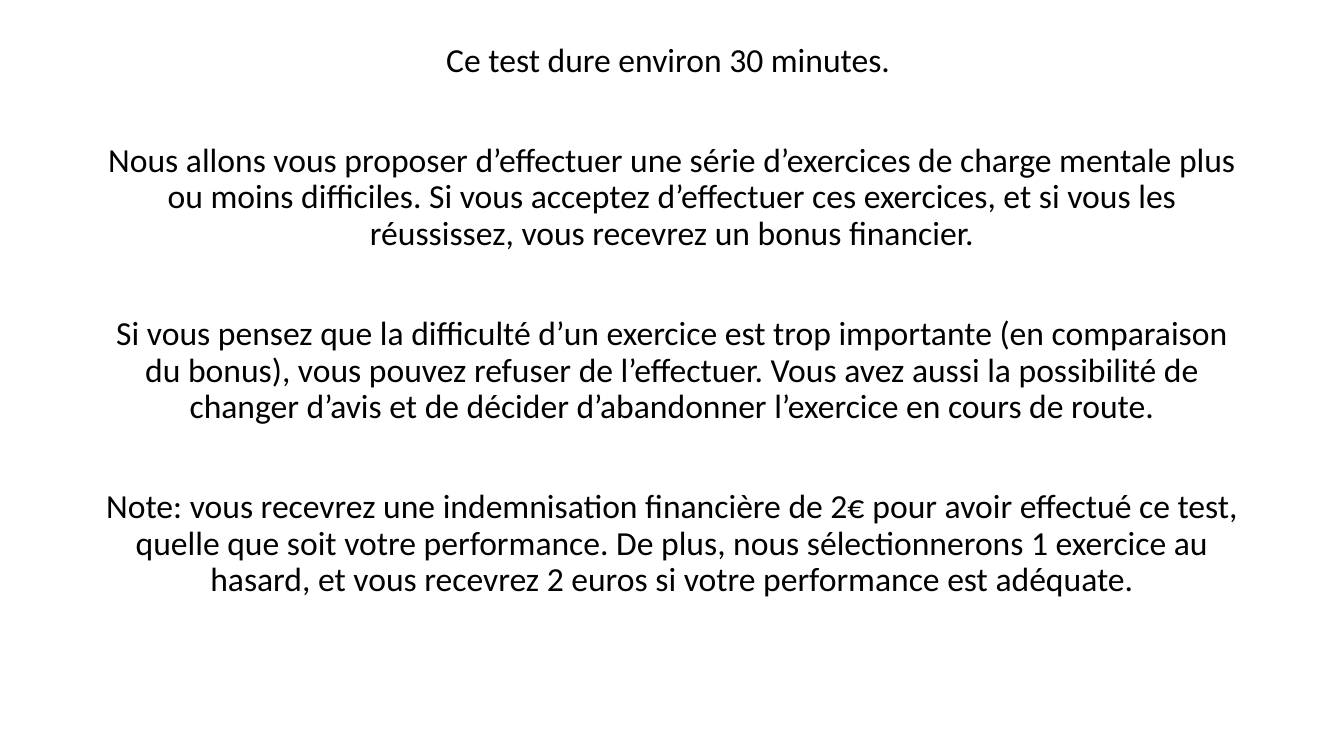
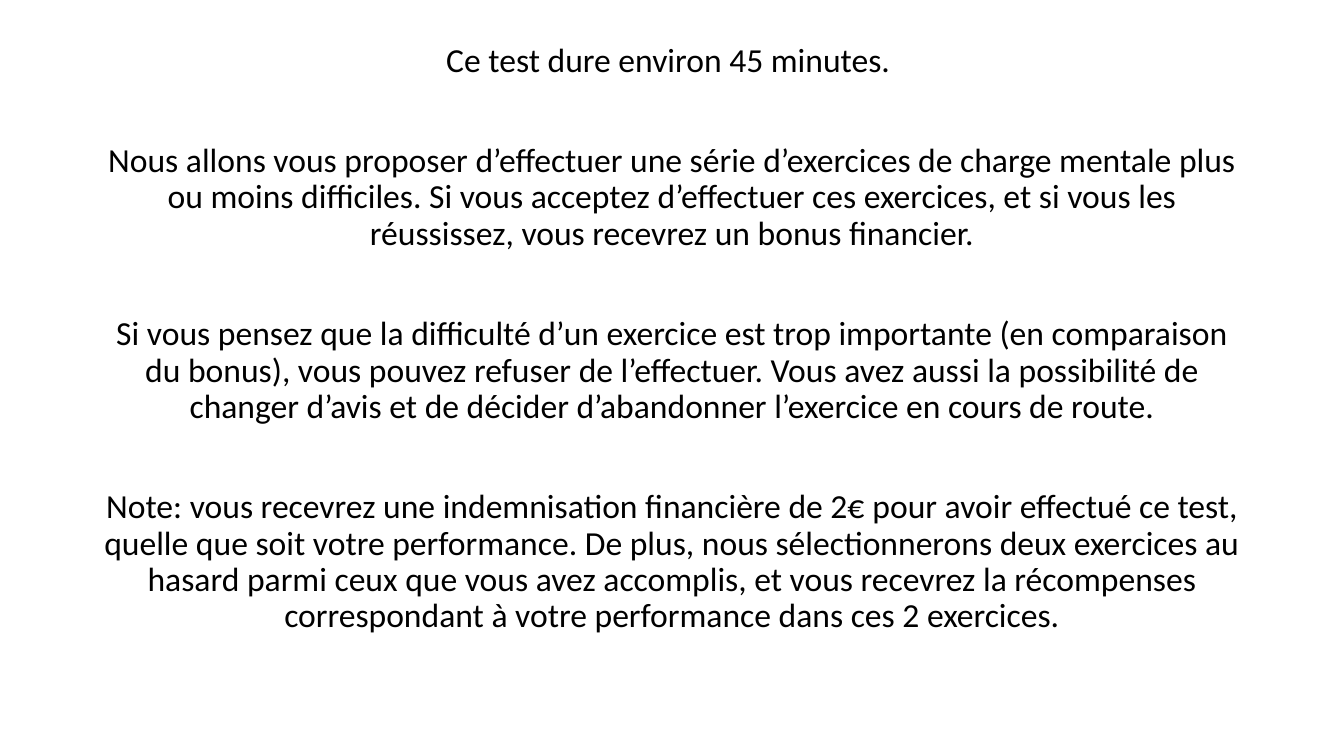
Before and after one commit to MBB-team/Online_Testing, a slide deck: slide 2 of src/EngMain/Stimuli/Instructions.pptx. Drawn at 1344x756 pixels with LibreOffice and Linux fonts; fonts in the diff are those of the drawing. Boxes give left, top, right and bottom in pixels: in the first picture for what was removed or moved away, otherwise in the second. Text is boxed around its words. In the diff, an @@ line names an element or a change of style, - is before the commit and + after.

```diff
--- a/src/EngMain/Stimuli/Instructions.pptx
+++ b/src/EngMain/Stimuli/Instructions.pptx
@@ text at bbox=[446, 48, 890, 73]: text changed @@
-Ce test dure environ 30 minutes.
+Ce test dure environ 45 minutes.
@@ text at bbox=[104, 494, 1239, 633]: text changed @@
-Note: vous recevrez une indemnisation financière de 2€ pour avoir effectué ce test, quelle que soit votre performance. De plus, nous sélectionnerons 1 exercice au hasard, et vous recevrez 2 euros si votre performance est adéquate.
+Note: vous recevrez une indemnisation financière de 2€ pour avoir effectué ce test, quelle que soit votre performance. De plus, nous sélectionnerons deux exercices au hasard parmi ceux que vous avez accomplis, et vous recevrez la récompenses correspondant à votre performance dans ces 2 exercices.
```
Also in this commit, not shown: 5 other slides changed, 2 slides removed, 35 other files.
